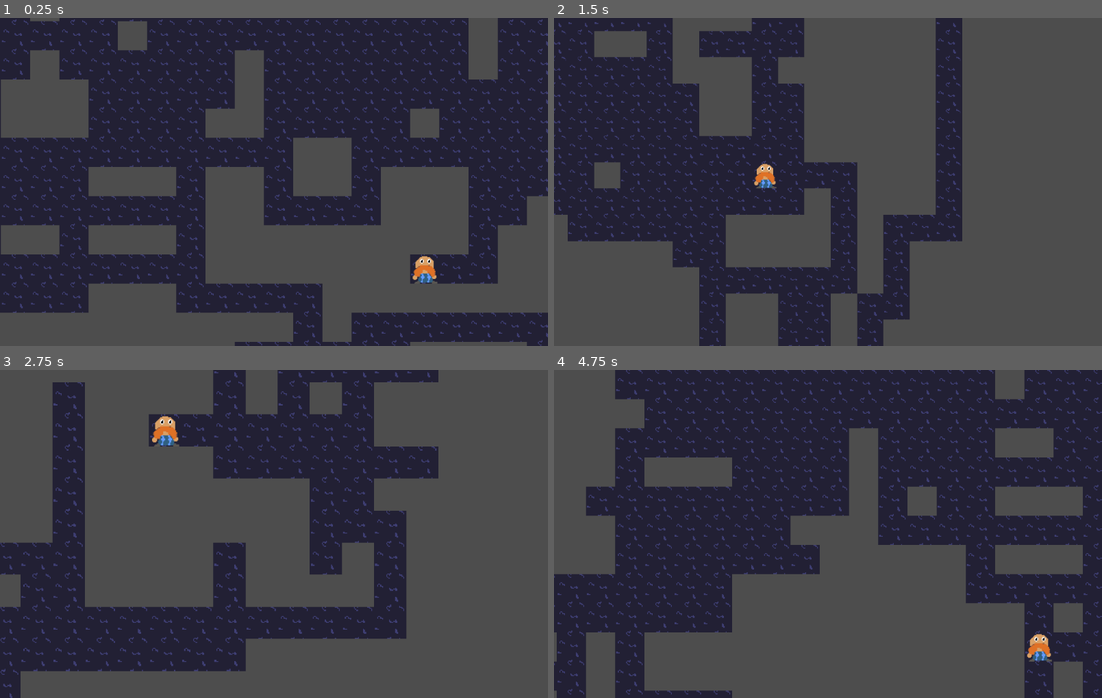
Above: before the commit, frames 1-4 (two rows, left to right).
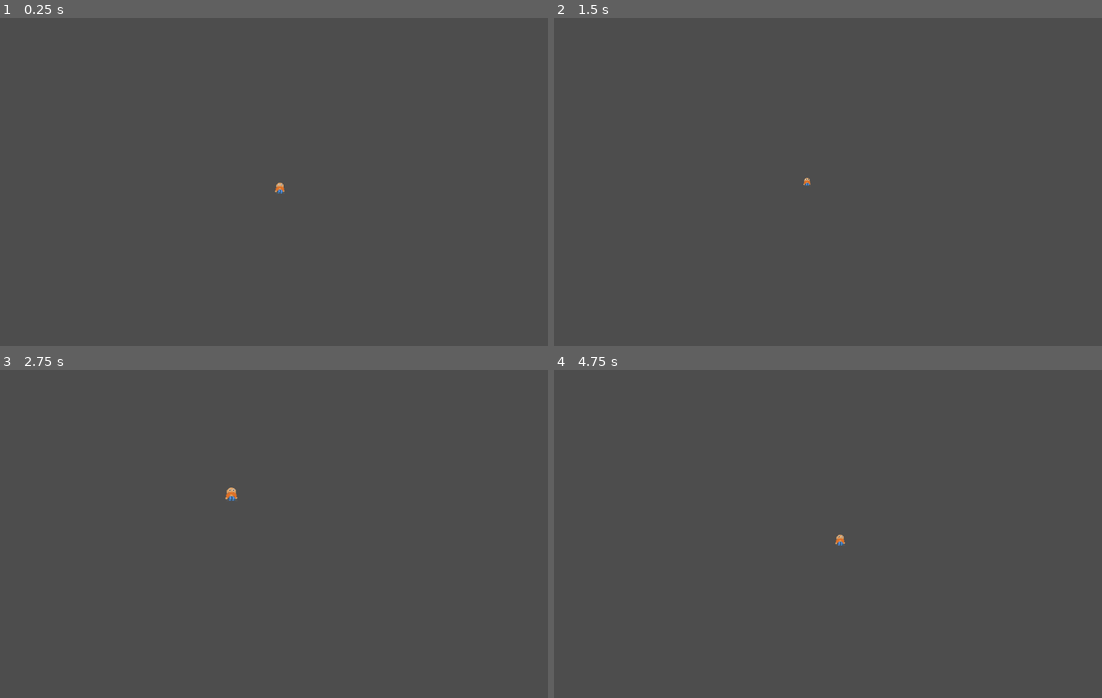
Above: after the commit, the same moments.

Repository: LegoGuy32109/OpenDwarf
Game: Godot game, scene res://Scene.tscn
Two runs of this game, one before a commit and one after it. Both use one fixed random seed, a clock stepped at 60 frames per second and the inputs below.
Inputs (mouse positions are in pixels of both pictures, inside the frame that each line leads up to):
- Up to frame 1 (0.25 s): no input
- Up to frame 2 (1.5 s): tap Enter (ui_accept) at 0.5, 0.77 s; move the mouse to (948, 165) at 0.52 s; hold Right (ui_right) 0.53-1.28 s; hold Mouse wheel up (zoom_in) 0.53-1.28 s; move the mouse to (718, 198) at 1.27 s; hold Down (ui_down) from 1.28 s (still down); tap Mouse wheel down (zoom_out) at 1.35 s
- Up to frame 3 (2.75 s): tap Enter (ui_accept) at 1.52 s; move the mouse to (328, 461) at 2.02 s; release Down (ui_down) at 2.03 s; hold Right (ui_right) from 2.03 s (still down); hold Mouse wheel up (zoom_in) from 2.03 s (still down)
- Up to frame 4 (4.75 s): move the mouse to (800, 599) at 2.77 s; release Right (ui_right) at 2.78 s; release Mouse wheel up (zoom_in) at 2.78 s; hold Up (ui_up) 2.78-3.53 s; tap Mouse wheel down (zoom_out) at 2.85, 4.35 s; tap Enter (ui_accept) at 3.02, 3.77, 4.52 s; move the mouse to (992, 583) at 3.52 s; hold Mouse wheel up (zoom_in) 3.53-4.28 s; hold Left (ui_left) from 3.53 s (still down); move the mouse to (663, 484) at 4.27 s

The runs differ from the first frame. In frame 1, 60% of the frame differs, in the area x 0-100%, y 0-100%; in frame 2, 37%; in frame 3, 34%; in frame 4, 56%.
Error after the commit: Parse Error: Identifier "narrowing_conversion" not declared in the current scope. (res://WorldSpawn.gd:31)

Commit message:
grid comprised of Tile scens that change state

Diff:
--- /dev/null
+++ b/Column.tscn
@@ -0,0 +1,3 @@
+[gd_scene format=3 uid="uid://05683ujpolvw"]
+
+[node name="Row" type="Node2D"]
--- a/Ground.tscn
+++ /dev/null
@@ -1,9 +0,0 @@
-[gd_scene load_steps=2 format=3 uid="uid://csm6aoqipk4v2"]
-
-[ext_resource type="Texture2D" uid="uid://br25w8kixqybw" path="res://Assets/Ground.png" id="1_givf7"]
-
-[node name="Ground" type="Node2D"]
-
-[node name="Sprite2D" type="Sprite2D" parent="."]
-texture_filter = 1
-texture = ExtResource("1_givf7")
--- a/Rock.tscn
+++ /dev/null
@@ -1,23 +0,0 @@
-[gd_scene load_steps=4 format=3 uid="uid://cg7wphp3ivtby"]
-
-[ext_resource type="Texture2D" uid="uid://r5u6ssrlvhmq" path="res://Assets/Rock.png" id="1_u6mp0"]
-
-[sub_resource type="RectangleShape2D" id="RectangleShape2D_ufnb4"]
-size = Vector2(64, 64)
-
-[sub_resource type="CircleShape2D" id="CircleShape2D_fdyot"]
-radius = 58.2409
-
-[node name="Rock" type="StaticBody2D"]
-metadata/_edit_group_ = true
-
-[node name="Sprite2D" type="Sprite2D" parent="."]
-texture = ExtResource("1_u6mp0")
-
-[node name="CollisionShape2D2" type="CollisionShape2D" parent="."]
-shape = SubResource("RectangleShape2D_ufnb4")
-
-[node name="Area2D" type="Area2D" parent="."]
-
-[node name="CollisionShape2D" type="CollisionShape2D" parent="Area2D"]
-shape = SubResource("CircleShape2D_fdyot")
--- a/RockSpawner.gd
+++ b/RockSpawner.gd
@@ -5,7 +5,7 @@
 var position: Vector2i = Vector2i.ZERO
 var direction: Vector2i = Vector2i.RIGHT
 var borders = Rect2()
-var stepHistory = []
+var stepHistory: Array[Vector2i] = []
 var stepsSinceTurn = 0
 
 func _init(startingPosition, newBorders):
--- a/Scene.tscn
+++ b/Scene.tscn
@@ -9,6 +9,7 @@
 
 [node name="Camera" type="Camera2D" parent="."]
 current = true
+zoom = Vector2(0.4, 0.4)
 position_smoothing_enabled = true
 script = ExtResource("9_kk6fw")
 metadata/_edit_lock_ = true
--- /dev/null
+++ b/Tile.gd
@@ -0,0 +1,14 @@
+extends Node2D
+
+@onready var sprite : Sprite2D = $Sprite2D
+var rockImg : Texture2D = load("res://Assets/Rock.png")
+var groundImg : Texture2D = load("res://Assets/Ground.png")
+
+var coordinates: Vector2i = Vector2i()
+
+func _ready():
+	sprite.texture = rockImg
+
+
+func setToGround():
+	sprite.texture = groundImg
--- /dev/null
+++ b/Tile.tscn
@@ -0,0 +1,11 @@
+[gd_scene load_steps=3 format=3 uid="uid://dfu1f18wd5q11"]
+
+[ext_resource type="Script" path="res://Tile.gd" id="1_ro0pm"]
+[ext_resource type="Texture2D" uid="uid://r5u6ssrlvhmq" path="res://Assets/Rock.png" id="2_f1shb"]
+
+[node name="Tile" type="Node2D"]
+script = ExtResource("1_ro0pm")
+
+[node name="Sprite2D" type="Sprite2D" parent="."]
+texture_filter = 1
+texture = ExtResource("2_f1shb")
--- a/WorldSpawn.gd
+++ b/WorldSpawn.gd
@@ -1,24 +1,39 @@
 extends Node2D
 
 @export
-var borders = Rect2(1,1, 30,30)
+var borderLength : int = 30
+var borders: Rect2i = Rect2i(1,1, borderLength,borderLength)
+var borderPadding : int = 2
+# should be a const lol
+@export var gridSize: int = 64
 
-# should be a const lol
-@export var gridSize = 64
+@onready var rowScene: PackedScene = load("res://Column.tscn")
+@onready var tileScene: PackedScene = load("res://Tile.tscn")
 
-@onready var rockScene = load("res://Rock.tscn")
-@onready var groundScene = load("res://Ground.tscn")
+var map: Array[Array] = []
 
 func _ready():
 	generateLevel()
 
 func generateLevel():
-	var rocks = RockSpawner.new(Vector2i(19,11), borders)
-	var map = rocks.walk(600)
-	rocks.queue_free()
-	$Dwarf.position = Vector2i(map[0][0]*gridSize, map[0][1]*gridSize)
+	# setup grid with rock Tiles
+	for i in range(borderLength+borderPadding):
+		var column : Node2D = rowScene.instantiate()
+		column.name = "Column "+str(i)
+		$Tiles.add_child(column)
+		for j in range(borderLength+borderPadding):
+			var tile : Node2D = tileScene.instantiate()
+			tile.name = "Tile "+str(j)
+			column.add_child(tile)
+			tile.position = Vector2i((i) * gridSize, (j) * gridSize)
+			tile.coordinates = Vector2i(i, j)
+
+	@warning_ignore(narrowing_conversion, integer_division)
+	var pathSpawn: RockSpawner = RockSpawner.new(Vector2i(borderLength/2,borderLength/2.5), borders)
+	var path: Array[Vector2i] = pathSpawn.walk(600)
+	pathSpawn.queue_free()
+
+	$Dwarf.position = Vector2i(path[0][0]*gridSize, path[0][1]*gridSize)
 	$Camera.position = $Dwarf.position
-	for location in map:
-		var groundTile : Node2D = groundScene.instantiate()
-		$Tiles.add_child(groundTile)
-		groundTile.position = Vector2i(location[0] * gridSize, location[1] * gridSize)
+	for location in path:
+		$Tiles.get_children()[location.x].get_children()[location.y].setToGround()
